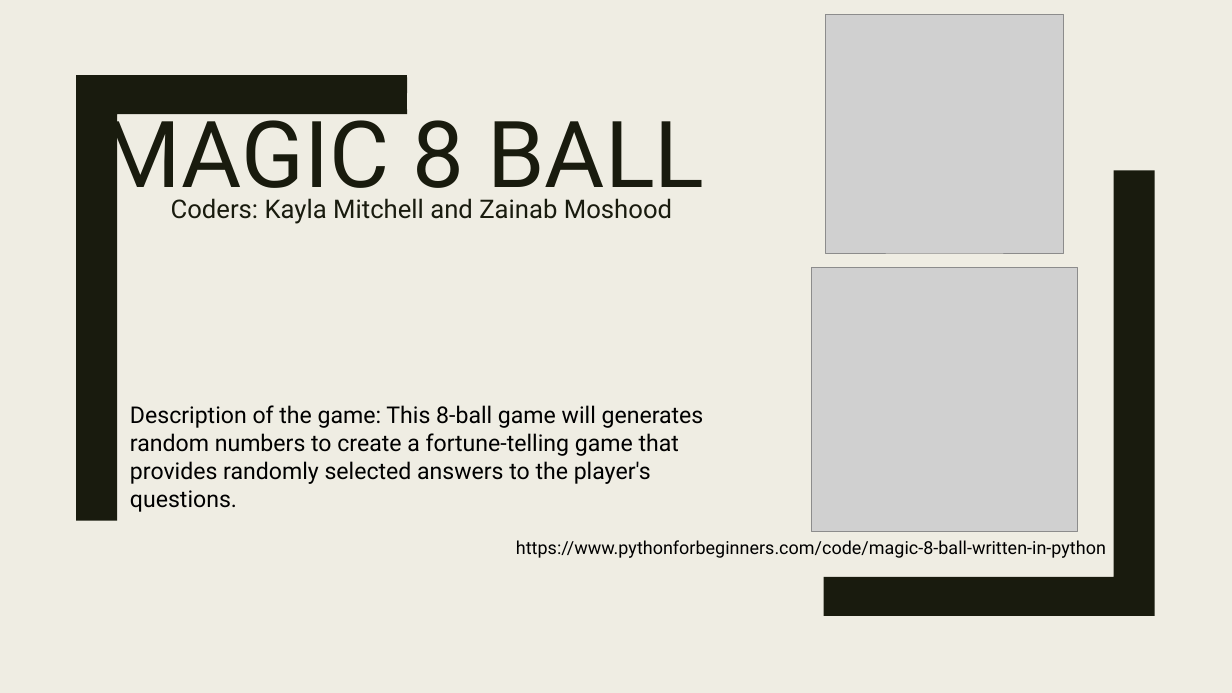
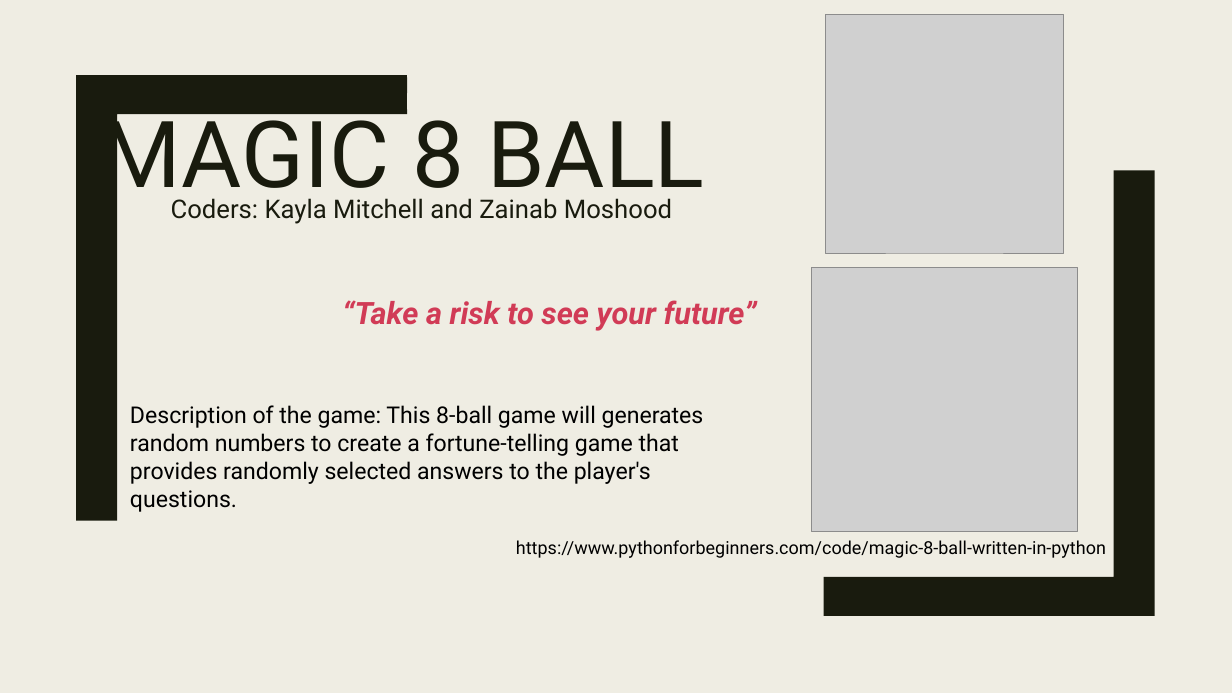
Before and after one commit to ksu-is/8-Ball, a slide deck: slide 1 of 8Ball.pptx. Drawn at 1232x693 pixels with LibreOffice and Linux fonts; fonts in the diff are those of the drawing; grey boxes stand for pictures. Boxes give left, top, right and bottom in pixels: in the first picture for what was removed or moved away, otherwise in the second. Text is boxed around its words. In the diff, an @@ line names an element or a change of style, - is before the commit and + after.

```diff
--- a/8Ball.pptx
+++ b/8Ball.pptx
@@ text added at <box>342,300,757,331</box>, 24 pt, text #D13B56, bold, italic @@
+“Take a risk to see your future”
```
